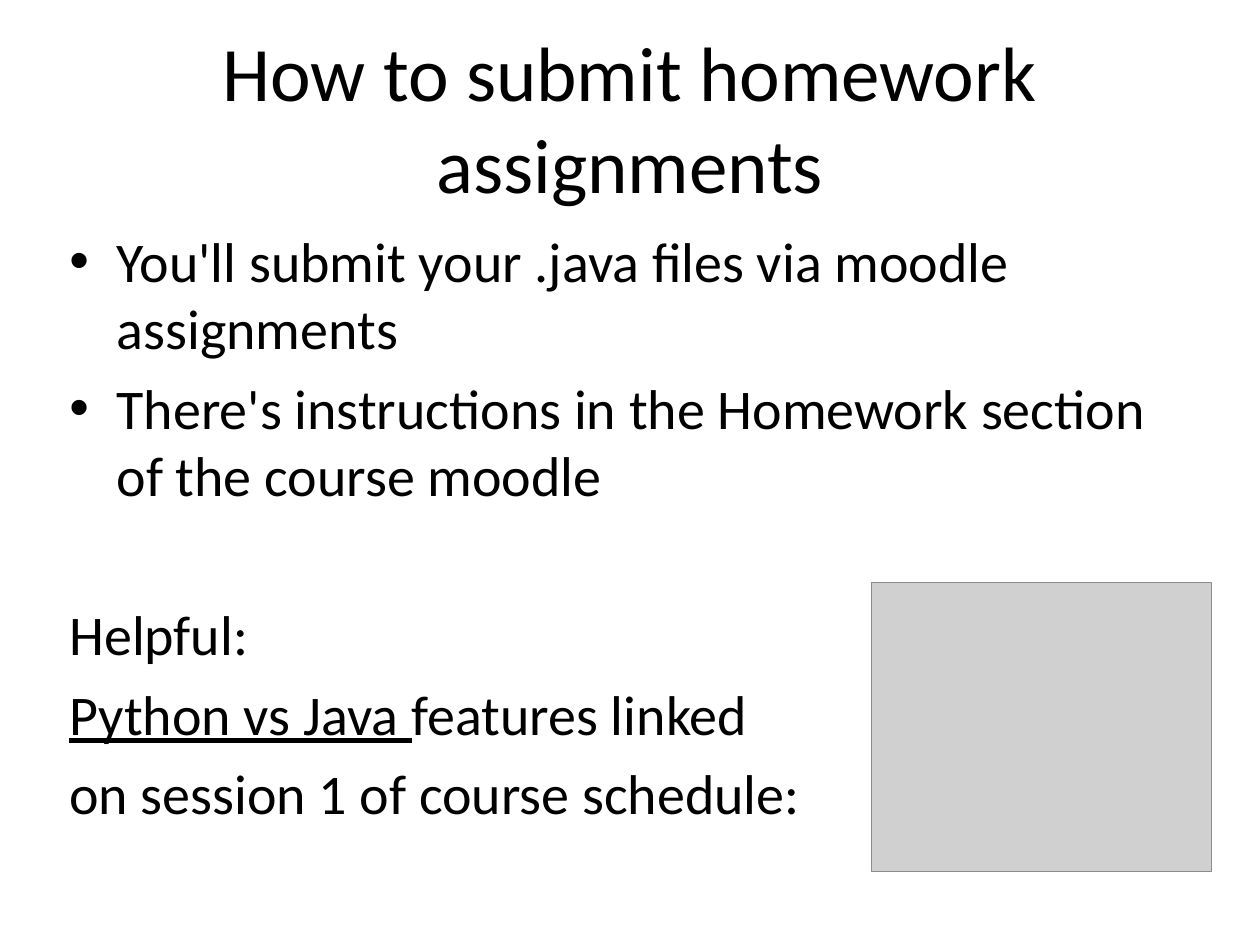
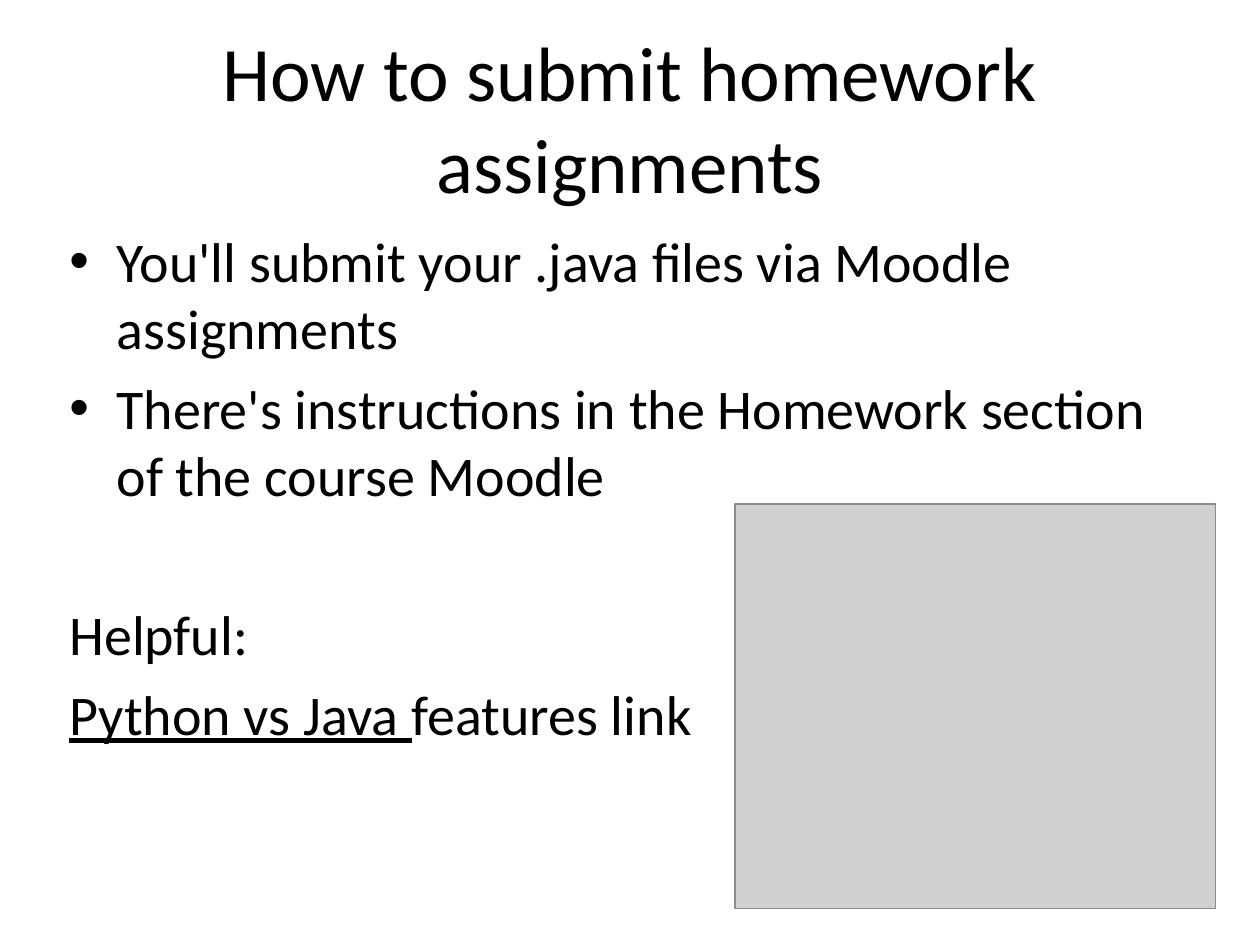
Before and after one commit to RHIT-CSSE/csse220, a slide deck: slide 14 of ClassMaterials/JavaIntro/Slides/JavaIntro.pptx. Drawn at 1260x945 pixels with LibreOffice and Linux fonts; fonts in the diff are those of the drawing; grey boxes stand for pictures. Boxes give left, top, right and bottom in pixels: in the first picture for what was removed or moved away, otherwise in the second. Text is boxed around its words. In the diff, an @@ line names an element or a change of style, - is before the commit and + after.

```diff
--- a/ClassMaterials/JavaIntro/Slides/JavaIntro.pptx
+++ b/ClassMaterials/JavaIntro/Slides/JavaIntro.pptx
@@ text at (117,243,1144,497): text changed @@
-• You'll submit your .java files via moodle assignments
-• There's instructions in the Homework section of the course moodle
+• You'll submit your .java files via Moodle assignments
+• There's instructions in the Homework section of the course Moodle
@@ picture: place and size @@
-picture at (872,582,1212,871)
+picture at (735,504,1215,908)
@@ text at (69,696,691,744): text changed @@
-Python vs Java features linked
-on session 1 of course schedule:
+Python vs Java features link
```
Also in this commit, not shown: 2 other slides changed, 1 other file.
